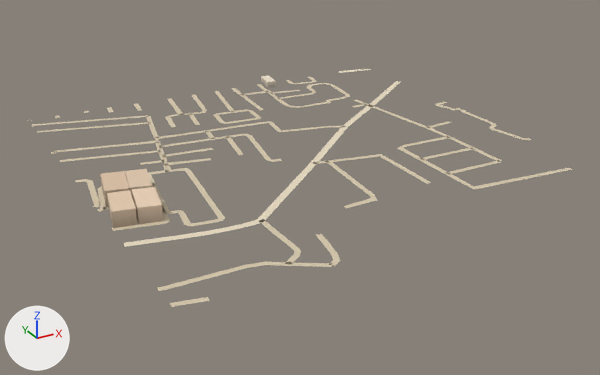
An edit to the glTF model public/assets/bengaluru-region-v1/tiles/t22_-33-l1.glb, drawn before and after from the same camera.
One viewpoint serves both versions: a camera (50 mm lens) standing at (10823.0, -17023.0, 340.0) and looking at (11240.0, -16263.0, -40.0). Every picture has the same lights, and +X, +Y and +Z are marked at lower left. The older version comes first.

The first picture shows 'building', 'ground'.
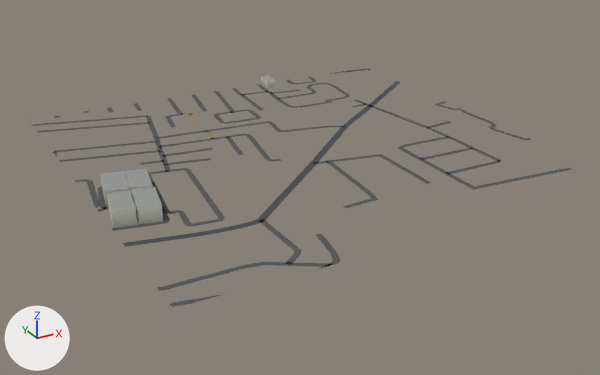
Where the change shows, as pixel boxes [x1, y1, x2, y2] in the pictures (600 x 375 px; the box of a moved part takes in the faces that stretch with it):
'ground', reshaped
    before: [27, 69, 573, 307]
    after: [32, 69, 573, 307]
part 1 of me_building, recoloured
    both: [100, 76, 276, 228]
part 2 of me_ground, moved or reshaped
    before: [27, 69, 531, 306]
    after: [32, 69, 531, 306]
part 3 of me_ground, moved or reshaped
    both: [397, 145, 421, 160]
part 4 of me_ground, recoloured
    both: [32, 80, 573, 307]

Edits to the bpy script that builds the scene:
```text
Change me_building:
    used by ob_building; location = (11000.0, -16500.0, 0.0)
    remove me_building.from_pydata(...)  # 56 vertices, 73 faces; spans x 2.0..342.0, y 147.0..514.0, z 0.0..18.0
    add me_building.from_pydata(...)  # 56 vertices, 90 faces; spans x 2.0..342.0, y 147.0..514.0, z 0.0..18.0
    me_building part 1: 73 kept faces spanning x 2.0..342.0, y 147.0..514.0, z 0.0..18.0 get new vertex colours; the middle colour goes from beige #ceb79f to light grey #c1beb5
    edits to the shape of me_building do not show in these pictures
Change me_ground:
    used by ob_ground; location = (11000.0, -16500.0, 0.0)
    verts and faces of me_ground; kept vertices keep their numbers, new ones are numbered from 706
    before: 362 (345.0, 199.0, 1.0) at pixel (396, 148), 363 (352.0, 197.0, 1.0) at pixel (402, 147)
    remove me_ground.from_pydata(...)  # 706 vertices, 594 faces; spans x -3.0..502.0, y -3.0..504.0, z 1.0
    add me_ground.from_pydata(...)  # 723 vertices, 607 faces; spans x 0.0..500.0, y 0.0..500.0, z 1.0
    me_ground part 2
    44 vertices are removed from x -3.0..502.0, y -3.0..496.0, z 1.0
    107 faces are deleted
    9 vertices in x 1.0..475.0, y 123.0..500.0, z 1.0 move by (-1.0, 0.0, 0.0)
    9 vertices in x -1.0..255.0, y 91.0..500.0, z 1.0 move by (1.0, 0.0, 0.0)
    5 vertices in x 9.0..90.0, y 131.0..273.0, z 1.0 move by (0.0, -1.0, 0.0)
    5 vertices in x 3.0..251.0, y 130.0..470.0, z 1.0 move by (0.0, 1.0, 0.0)
    5 vertices in x 71.0..114.0, y 325.0..455.0, z 1.0 move by (-2.0, 0.0, 0.0)
    3 vertices in x 153.0..367.0, y 378.0..430.0, z 1.0 move by (1.0, 1.0, 0.0)
    42 vertices move from x -2.0..501.0, y -3.0..504.0, z 1.0 to x 0.0..500.0, y 0.0..500.0, z 1.0
    61 vertices are added at x 0.0..500.0, y 0.0..500.0, z 1.0
    120 new faces join them
    me_ground part 3
    add verts[363] = (352.0, 196.0, 1.0)  # moved, pixel (403, 148)
    add verts[362] = (346.0, 200.0, 1.0)  # moved, pixel (396, 147)
    me_ground part 4: 490 kept faces spanning x 0.0..500.0, y 0.0..500.0, z 1.0 get new vertex colours; the middle colour goes from beige #d7c9ae to dark grey #535556
```
